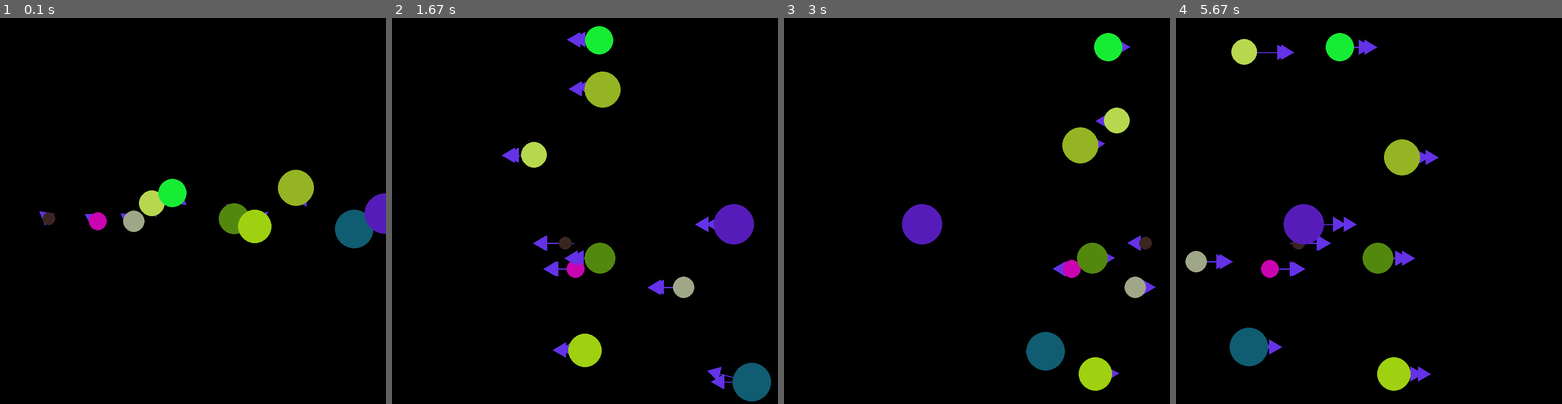
Above: before the commit, frames 1-4 (left to right).
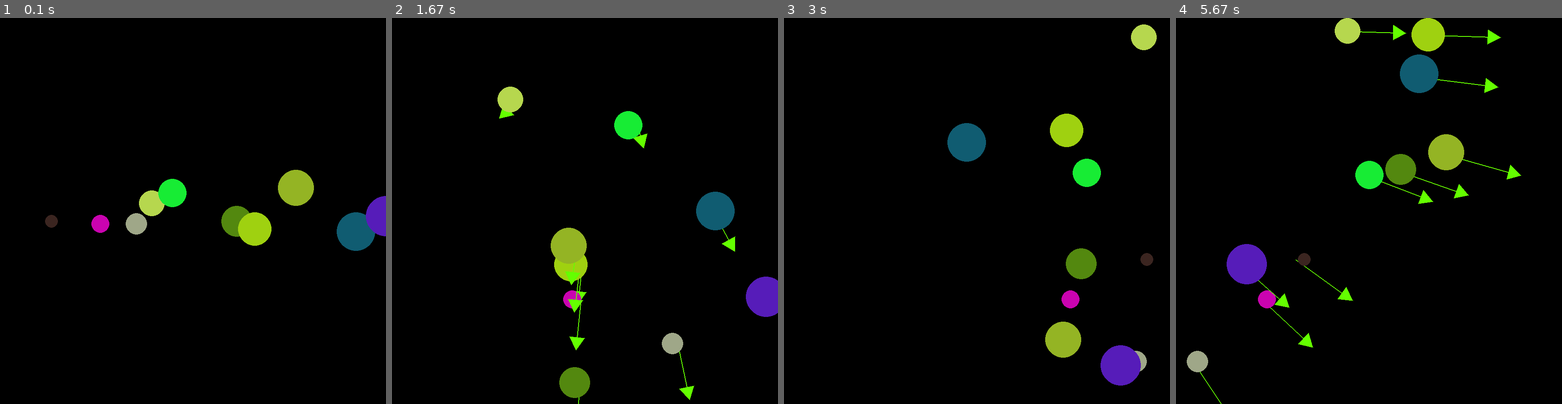
Above: after the commit, the same moments.

Repository: myhotchoc/Space-Simulator
Game: pygame game, started from Forces.py
Same seed, same stepped clock (60 frames per second), same inputs: the game is played once before the commit and once after it.
Inputs:
- Up to frame 1 (0.1 s): no input
- Up to frame 2 (1.67 s): hold Right 0.33-0.8 s; hold Right 0.83-1.3 s; hold Left from 1.33 s (still down)
- Up to frame 3 (3 s): release Left at 1.87 s; hold Left 1.9-2.3 s; hold Right 2.33-2.97 s
- Up to frame 4 (5.67 s): hold Left 3-3.47 s; hold Right 3.5-3.97 s; hold Right 4-4.47 s; hold Left 4.5-5.03 s; hold Left 5.07-5.47 s; hold Right from 5.5 s (still down)

The runs differ from the first frame. In frame 1, 0.7% of the frame differs, in the area x 10-100%, y 45-61%; in frame 2, 9.5%; in frame 3, 8.2%; in frame 4, 11%, in the area x 2-90%, y 0-100%.

Commit message:
Update Forces.py

Diff:
--- a/Forces.py
+++ b/Forces.py
@@ -123,7 +123,7 @@
         self.fx += force[0]
         self.fy += force[1]
 
-        drawArrow(screen, (100, 50, 231), (self.px, self.py),(self.px+self.fx, self.py+self.fy))
+        drawArrow(screen, (100, 255, 0), (self.px, self.py),(self.px * 1.15 +self.fx, self.py * 1.15+self.fy))
 
     def friction(self):
 
@@ -212,7 +212,7 @@
         if windLeft == True:
             i.applyForce(windLeftVector)
 
-        i.friction()
+        #i.friction()
 
         i.changeAcc()
         #i.ax, i.ay = setMag(i.ax, i.ay, 0.5)
